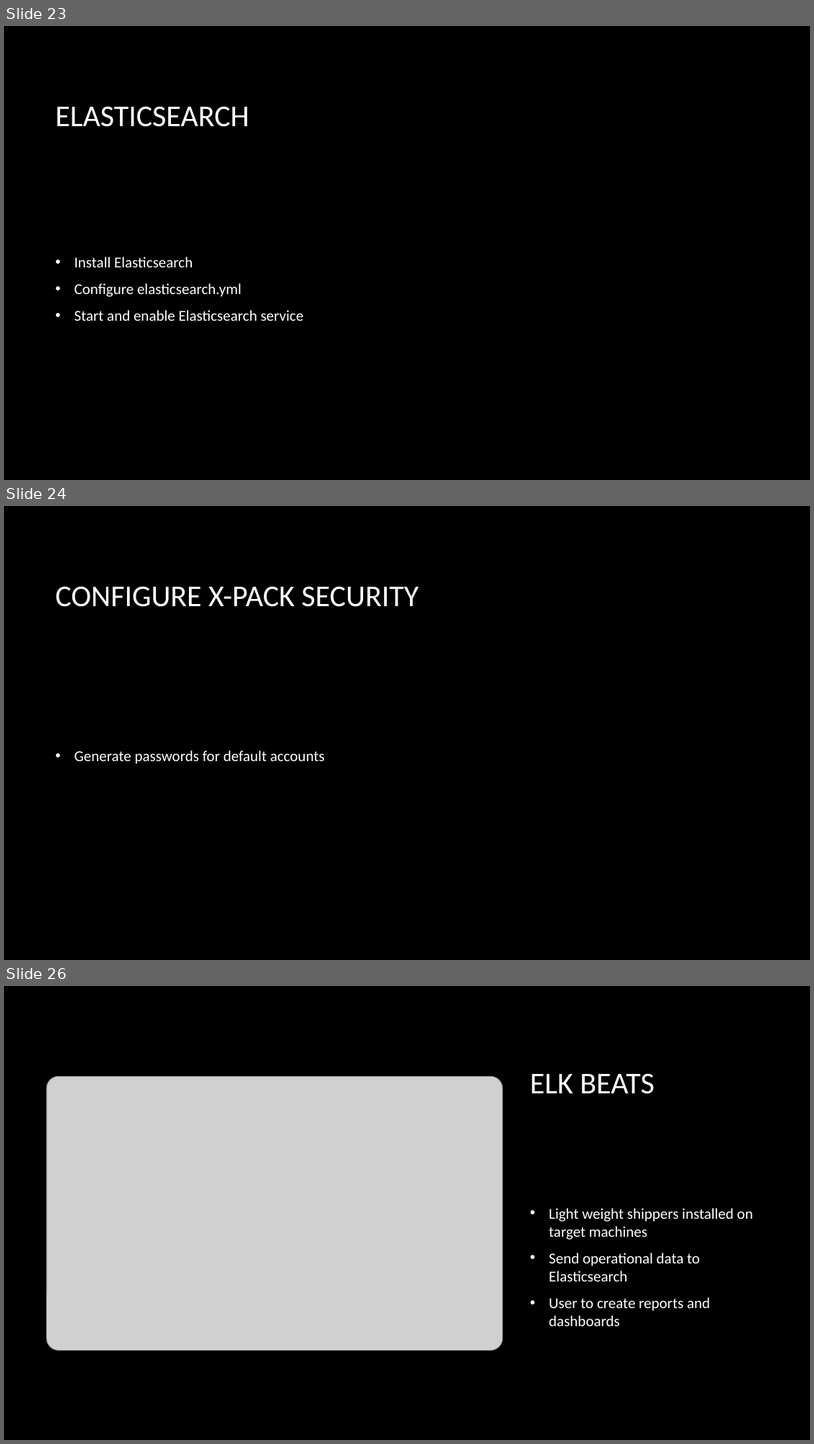
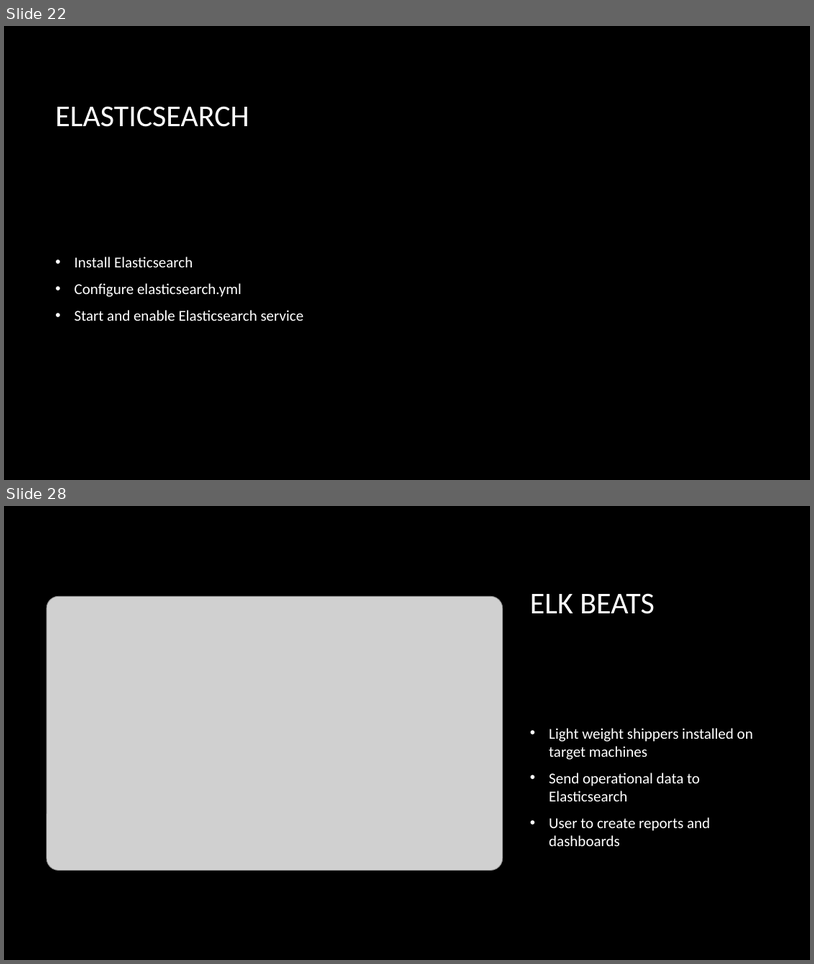
Before and after one commit to guanchaoguo/DeployElasticsearchUsingAnsible, a slide deck: artifacts/presentation/ElasticsearchUsingAnsible.pptx. Shown one above the other, each under a label of ours: slides 23, 24 and 26 before the commit, slides 22 and 28 after it; the slides between them are not shown. The pictures are 814x1444 and 814x964 pixels, drawn with LibreOffice and Linux fonts; fonts in the diff are those of the drawing; grey boxes stand for pictures; background and template pictures are left out. Boxes give left, top, right and bottom in pixels: in the first picture for what was removed or moved away, otherwise in the second. Text is boxed around its words. In the diff, an @@ line names an element or a change of style, - is before the commit and + after.

```diff
--- a/artifacts/presentation/ElasticsearchUsingAnsible.pptx
+++ b/artifacts/presentation/ElasticsearchUsingAnsible.pptx
@@ slide 24 removed at [4,506,810,960], background picture (left out) @@
@@ title removed at [55,586,419,607] @@
-CONFIGURE X-PACK SECURITY
@@ text removed at [75,750,325,764] @@
-• Generate passwords for default accounts
@@ what was slide 23 is now slide 22 @@
@@ what was slide 26 is now slide 28 @@
```
Also in this commit, not shown: 2 slides changed, 25 slides added, 1 other slide removed, 28 other files.
